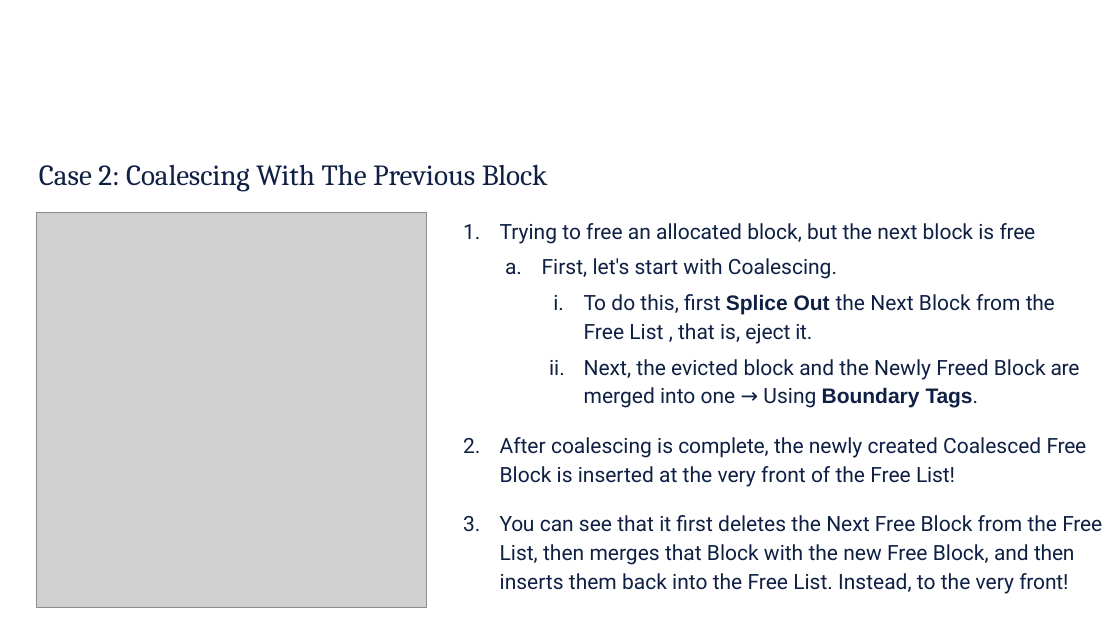
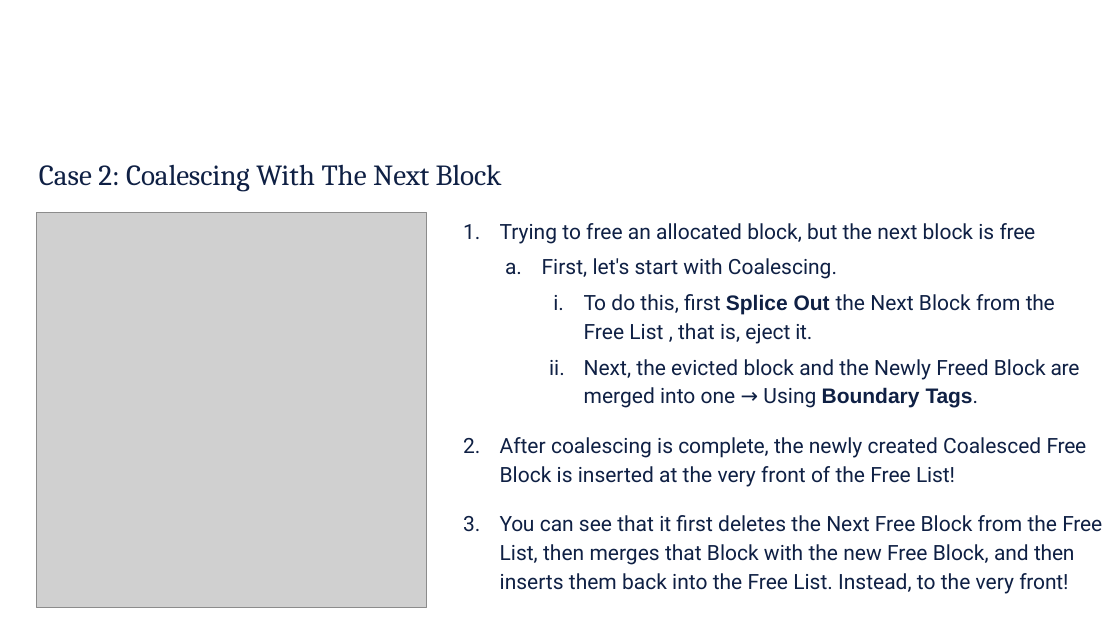
Before and after one commit to rbjohns8/CSC362-Spring-2026, a slide deck: slide 29 of Lecture Slides/16 - Free Block Management.pptx. Drawn at 1120x630 pixels with LibreOffice and Linux fonts; fonts in the diff are those of the drawing; grey boxes stand for pictures; background and template pictures are left out. Boxes give left, top, right and bottom in pixels: in the first picture for what was removed or moved away, otherwise in the second. Text is boxed around its words. In the diff, an @@ line names an element or a change of style, - is before the commit and + after.

```diff
--- a/Lecture Slides/16 - Free Block Management.pptx
+++ b/Lecture Slides/16 - Free Block Management.pptx
@@ title at (x1=39, y1=164, x2=502, y2=192): text changed @@
-Case 2: Coalescing With The Previous Block
+Case 2: Coalescing With The Next Block
```
Also in this commit, not shown: 3 other slides changed.
